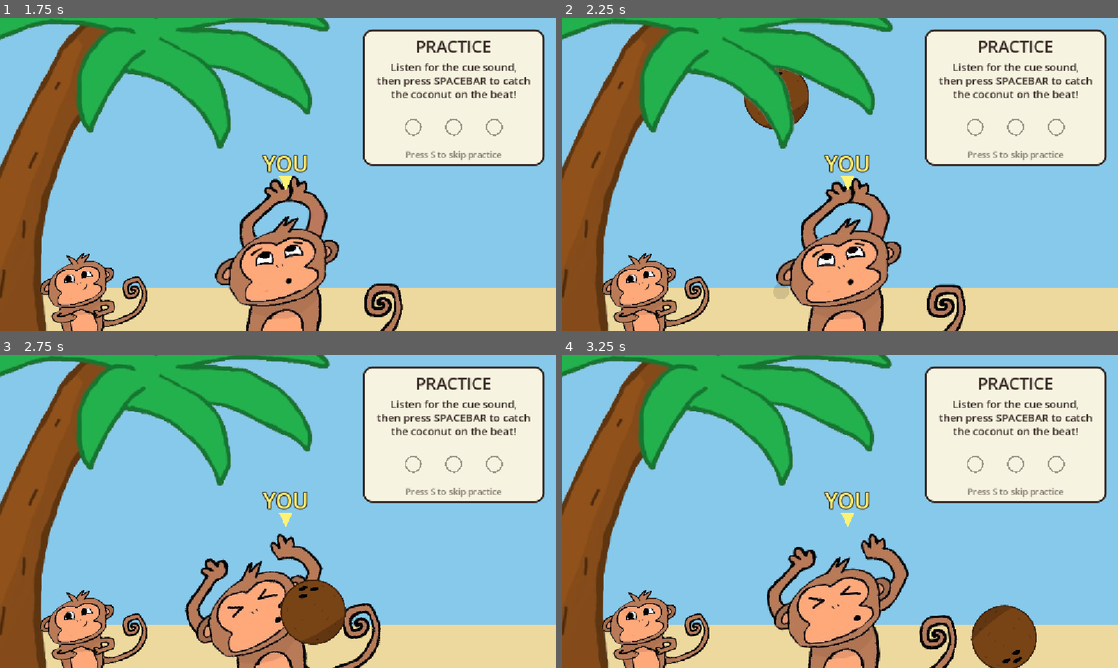
Above: before the commit, frames 1-4 (two rows, left to right).
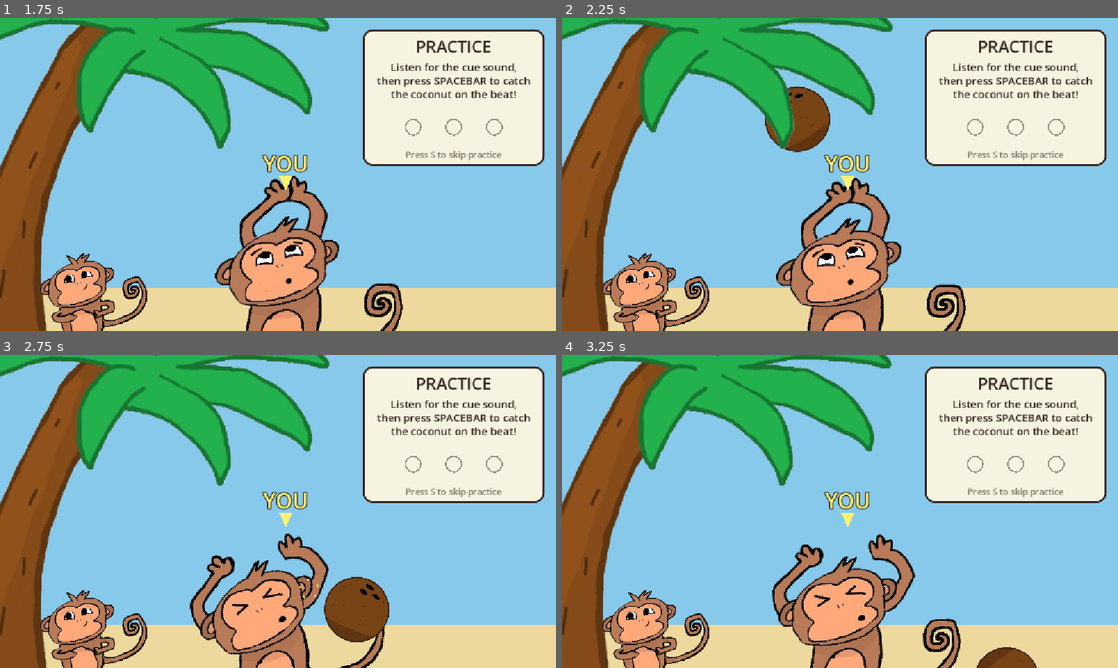
Above: after the commit, the same moments.

Repository: tflicky/rhythm-game
Game: Godot game, scene res://MainMenu.tscn
Two runs of this game, one before a commit and one after it. Both use one fixed random seed, a clock stepped at 60 frames per second and the inputs below. Sound files missing from this copy of the repository are replaced by a short silence.
Inputs (mouse positions are in pixels of both pictures, inside the frame that each line leads up to):
- Up to frame 1 (1.75 s): click "Monkey Business" at 0.5 s; tap Enter (ui_accept) at 1.25, 1.52 s; move the mouse to (400, 158) at 1.27 s; hold Up from 1.28 s (still down); tap Z at 1.35 s; click (400, 158) at 1.42 s
- Up to frame 2 (2.25 s): release Up at 2 s; drag from (728, 190) to (812, 237) at 2.02 s
- Up to frame 3 (2.75 s): no input
- Up to frame 4 (3.25 s): move the mouse to (895, 442) at 2.77 s; hold Up from 2.78 s (still down); tap Q at 2.85 s

Frame 1 is identical in both runs. In frame 2, 1.6% of the frame differs, in the area x 32-49%, y 16-90%; in frame 3, 6.4%, in the area x 33-71%, y 56-100%; in frame 4, 6.2%.

Commit message:
Fix catch timing: drop baked-in 131 ms input offset
The shipped beatmap assumed presses land 131 ms late, which put the Perfect
window and the fruit's arrival 131 ms after the beat heard in the audio.
Also ignore the debug overlay's calibration keys in exported builds.

Co-Authored-By: Claude Opus 5.5 <noreply@anthropic.com>

Diff:
--- a/beatmaps/rhythm_monkey.tres
+++ b/beatmaps/rhythm_monkey.tres
@@ -5,7 +5,7 @@
 [resource]
 script = ExtResource("1_bm")
 song_title = "Rhythm Game"
-input_offset = 0.131
+input_offset = 0.0
 cues = [{
 "beat": 17.0,
 "cue": "catch"
--- a/scripts/rhythm_debug.gd
+++ b/scripts/rhythm_debug.gd
@@ -80,6 +80,10 @@
 
 
 func _unhandled_input(event: InputEvent) -> void:
+	# Calibration keys only while developing -- in an exported game a stray arrow
+	# or bracket press would silently shift the timing.
+	if not OS.is_debug_build():
+		return
 	if not (event is InputEventKey and event.pressed and not event.echo):
 		return
 	match event.keycode:
